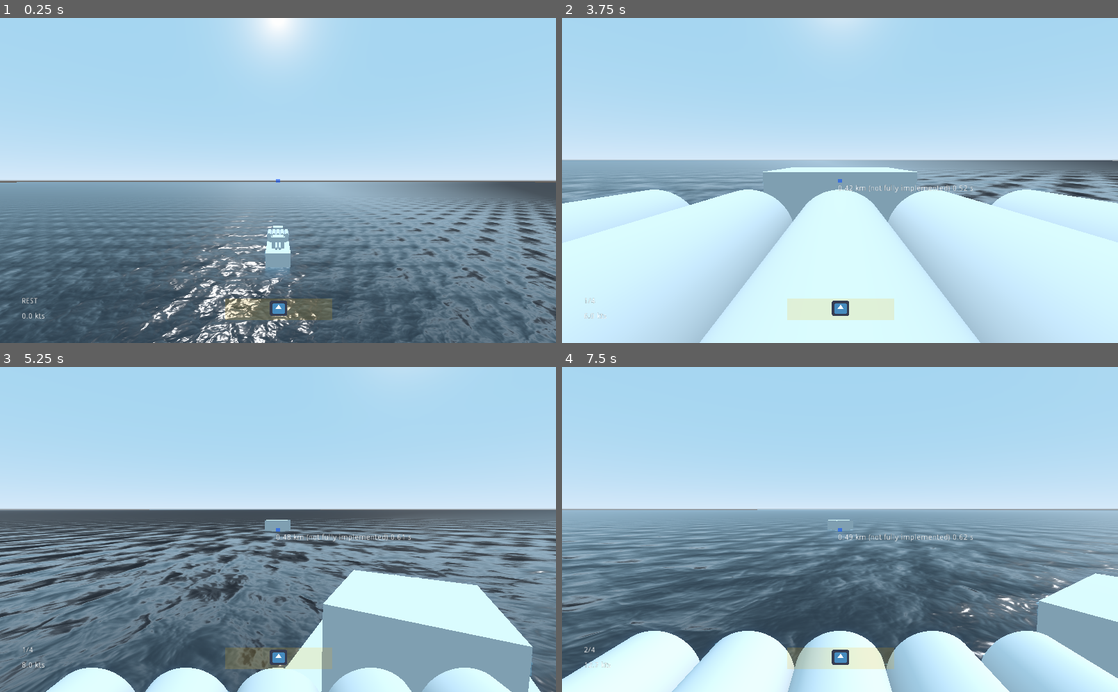
Above: before the commit, frames 1-4 (two rows, left to right).
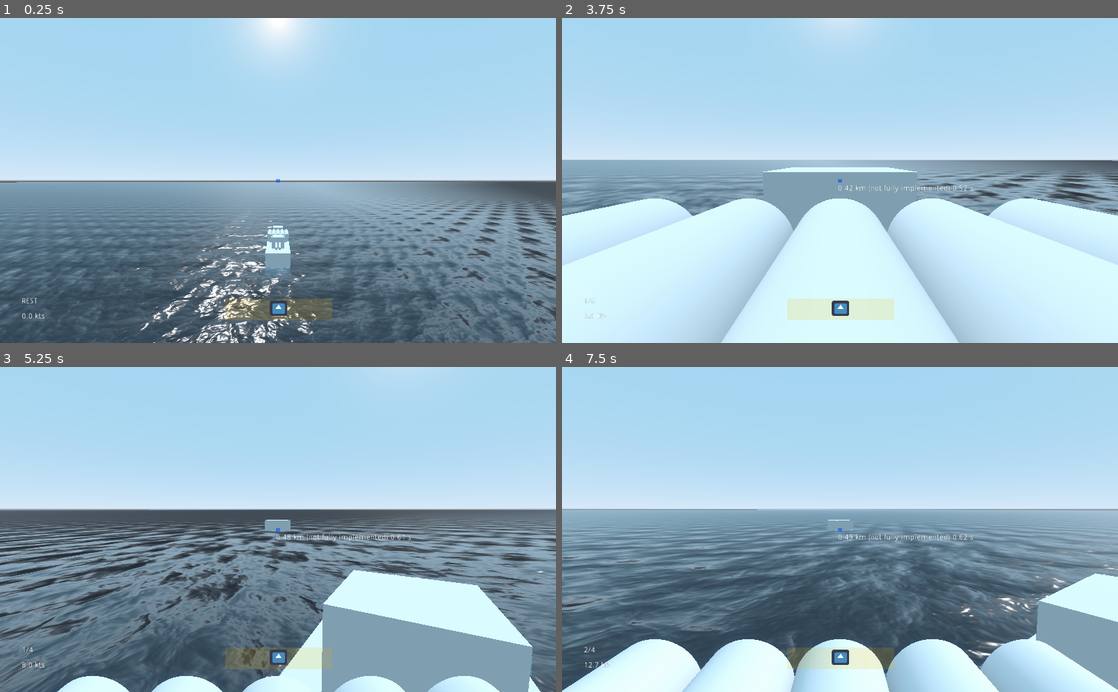
Above: after the commit, the same moments.

Repository: IndustrialDonut/IWARSHIPS
Game: Godot game, scene res://Map.tscn
The game is run twice, just before and just after one commit, with the same random seed, the same clock (stepped at 60 frames per second) and the same inputs. The engine's default icon, where the game draws it, is replaced by a stand-in: a white triangle on a blue panel in a dark square.
Inputs (mouse positions are in pixels of both pictures, inside the frame that each line leads up to):
- Up to frame 1 (0.25 s): no input
- Up to frame 2 (3.75 s): move the mouse to (867, 180) at 0.52 s; hold W (forward) 0.53-1.28 s; hold Ctrl (ctrl) 0.53-1.28 s; move the mouse to (728, 196) at 1.27 s; hold S (back) 1.28-2.03 s; click (728, 196) at 1.35 s; move the mouse to (851, 174) at 2.02 s; hold W (forward) from 2.03 s (still down); right-click (851, 174) at 2.1 s; tap Enter at 2.75 s; move the mouse to (834, 187) at 2.77 s; tap 3 (select_torpedo) at 2.85 s; move the mouse to (878, 183) at 3.52 s; hold Shift (sprint) from 3.53 s (still down)
- Up to frame 3 (5.25 s): keep holding W (forward); move the mouse to (233, 526) at 4.27 s; release Shift (sprint) at 4.28 s; tap Mouse wheel up (zoom_in) at 4.35 s; move the mouse to (283, 529) at 5.02 s; tap Mouse wheel down (zoom_out) at 5.1 s
- Up to frame 4 (7.5 s): move the mouse to (817, 523) at 5.77 s; release W (forward) at 5.78 s; hold D (right) 5.78-6.53 s; tap Ctrl (ctrl) at 5.85 s; move the mouse to (867, 529) at 6.52 s; hold W (forward) from 6.53 s (still down); click (867, 529) at 6.6 s; move the mouse to (812, 529) at 7.27 s; right-click (812, 529) at 7.35 s

The runs differ from the first frame. In frame 1, less than 0.1% of the frame differs, in the area x 48-52%, y 64-68%; in frame 2, 4.9%, in the area x 0-100%, y 52-100%; in frame 3, 1.6%; in frame 4, 3.1%.

Commit message:
the plane has shifted

Diff:
--- a/Game/Ships/ControlledDD.tscn
+++ b/Game/Ships/ControlledDD.tscn
@@ -40,7 +40,7 @@
 contained = 1
 
 [node name="Torps" type="Spatial" parent="Weapons/Slot2"]
-transform = Transform( 1, 0, 0, 0, 1, 0, 0, 0, 1, 0, 0.0378252, 0 )
+transform = Transform( 1, 0, 0, 0, 1, 0, 0, 0, 1, 0, 0, 0 )
 script = ExtResource( 7 )
 
 [node name="Tube1" type="MeshInstance" parent="Weapons/Slot2/Torps"]
--- a/Game/Ships/Weapons.gd
+++ b/Game/Ships/Weapons.gd
@@ -17,8 +17,16 @@
 
 func _physics_process(delta):
 	if direction:
-		$Slot2/Torps.look_at(direction, Vector3.UP)
-		$Slot2/Torps.rotation_degrees.x = 0
+
+		#$Slot2/Torps.rotation_degrees.x = 0
+		# instead of using rotation what about this:
+
+		var no_y_direction = direction
+		no_y_direction.y = $Slot2/Torps.global_transform.origin.y
+
+		$Slot2/Torps.look_at(no_y_direction, Vector3.UP)
+
+
 #$Slot1/TurretDouble2.rotation.y = lerp_angle($Slot1/TurretDouble2.rotation.y, atan2(direction.x, direction.y) - rotation.y, delta * angular_acceleration)
 
 
